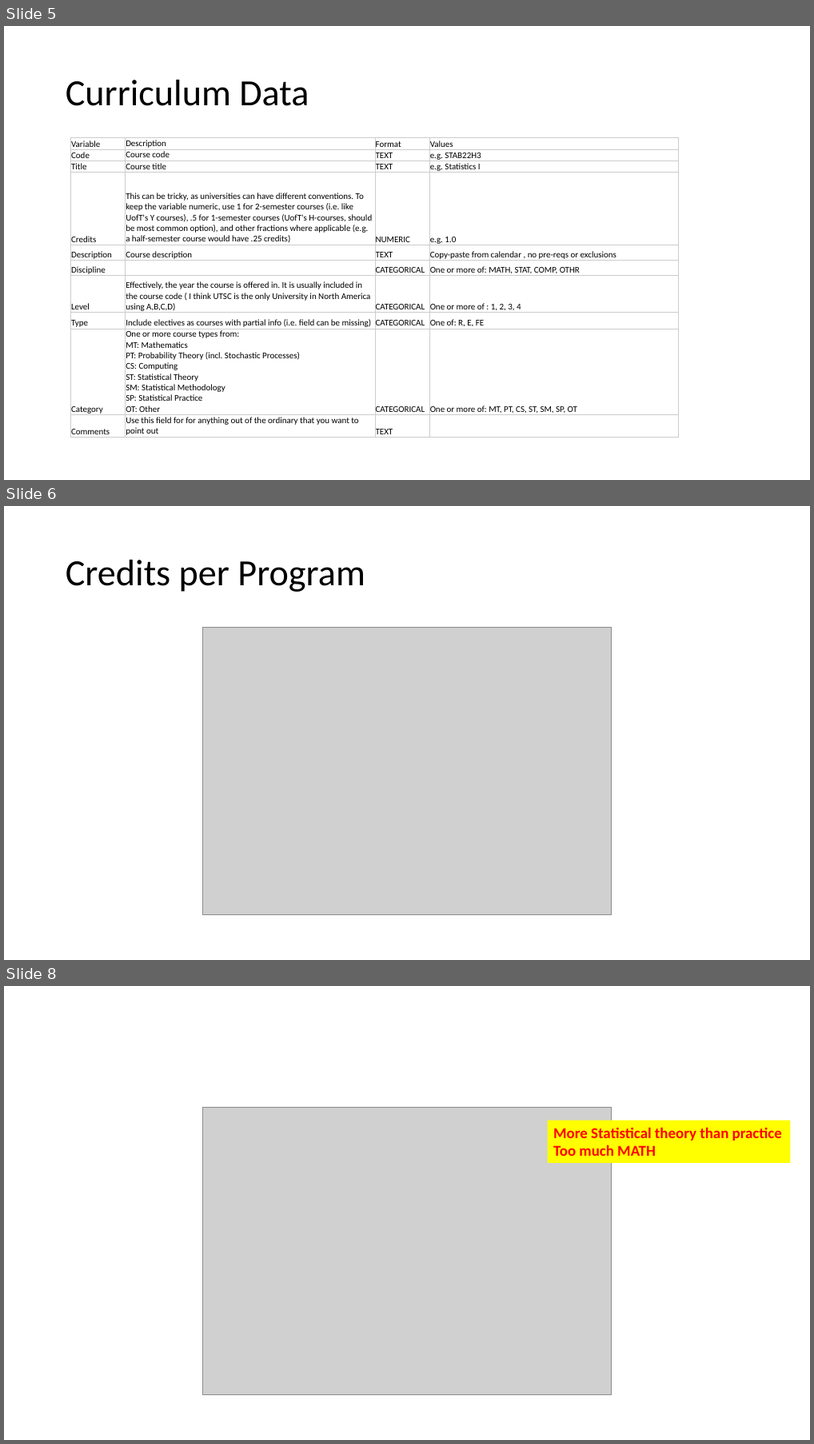
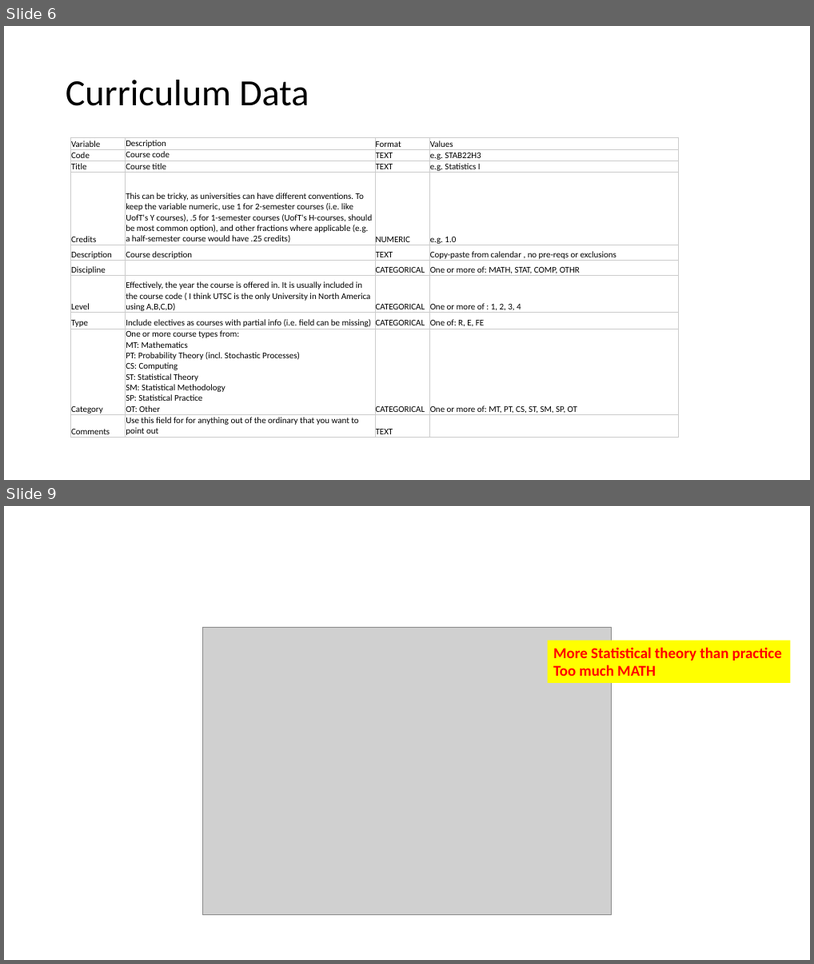
Before and after one commit to damouras/SoSC, a slide deck: Status fo Statistics Curricula.pptx. Shown one above the other, each under a label of ours: slides 5, 6 and 8 before the commit, slides 6 and 9 after it; the slides between them are not shown. The pictures are 814x1444 and 814x964 pixels, drawn with LibreOffice and Linux fonts; fonts in the diff are those of the drawing; grey boxes stand for pictures. Boxes give left, top, right and bottom in pixels: in the first picture for what was removed or moved away, otherwise in the second. Text is boxed around its words. In the diff, an @@ line names an element or a change of style, - is before the commit and + after.

```diff
--- a/Status fo Statistics Curricula.pptx
+++ b/Status fo Statistics Curricula.pptx
@@ slide 6 removed at (4,506,810,960), background #FFFFFF @@
@@ title removed at (66,560,365,592) @@
-Credits per Program
@@ picture removed at (202,627,612,915) @@
@@ what was slide 5 is now slide 6 @@
@@ what was slide 8 is now slide 9 @@
```
Also in this commit, not shown: 1 slide changed, 2 slides added, 4 other files.
